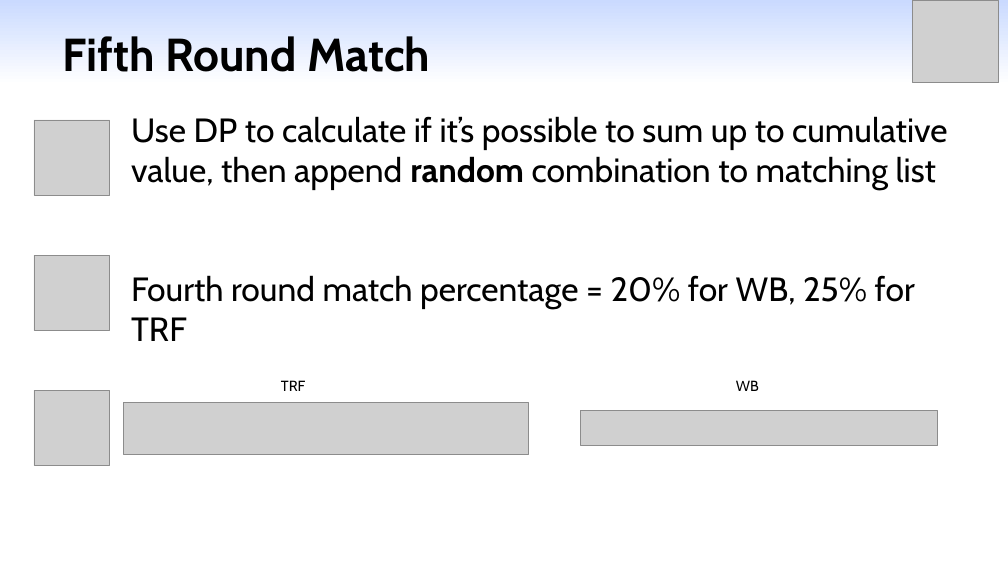
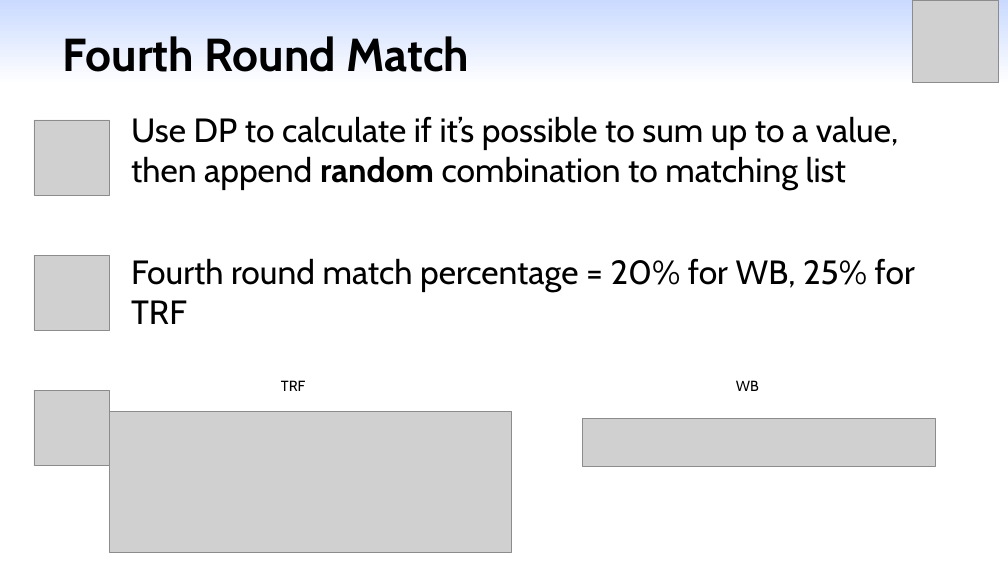
Before and after one commit to yangml103/webull_order_match, a slide deck: slide 9 of Presentation_Matching.pptx (slide 10 before the commit). Drawn at 1008x567 pixels with LibreOffice and Linux fonts; fonts in the diff are those of the drawing; grey boxes stand for pictures. Boxes give left, top, right and bottom in pixels: in the first picture for what was removed or moved away, otherwise in the second. Text is boxed around its words. In the diff, an @@ line names an element or a change of style, - is before the commit and + after.

```diff
--- a/Presentation_Matching.pptx
+++ b/Presentation_Matching.pptx
@@ title at [63, 36, 469, 72]: text changed @@
-Fifth Round Match
+Fourth Round Match
@@ text at [131, 116, 898, 190]: text changed @@
-Use DP to calculate if it’s possible to sum up to cumulative value, then append random combination to matching list
+Use DP to calculate if it’s possible to sum up to a value, then append random combination to matching list
@@ text "Fourth round match percentage = ...": place and size @@
-text "Fourth round match percentage = ..." at [131, 275, 915, 341]
+text "Fourth round match percentage = ..." at [131, 258, 915, 324]
@@ picture added at [110, 411, 511, 552] @@
@@ picture removed at [123, 402, 528, 455] @@
@@ picture removed at [581, 411, 938, 445] @@
@@ picture added at [582, 418, 936, 467] @@
```
Also in this commit, not shown: 3 slides added, 2 slides removed, 11 other files.
